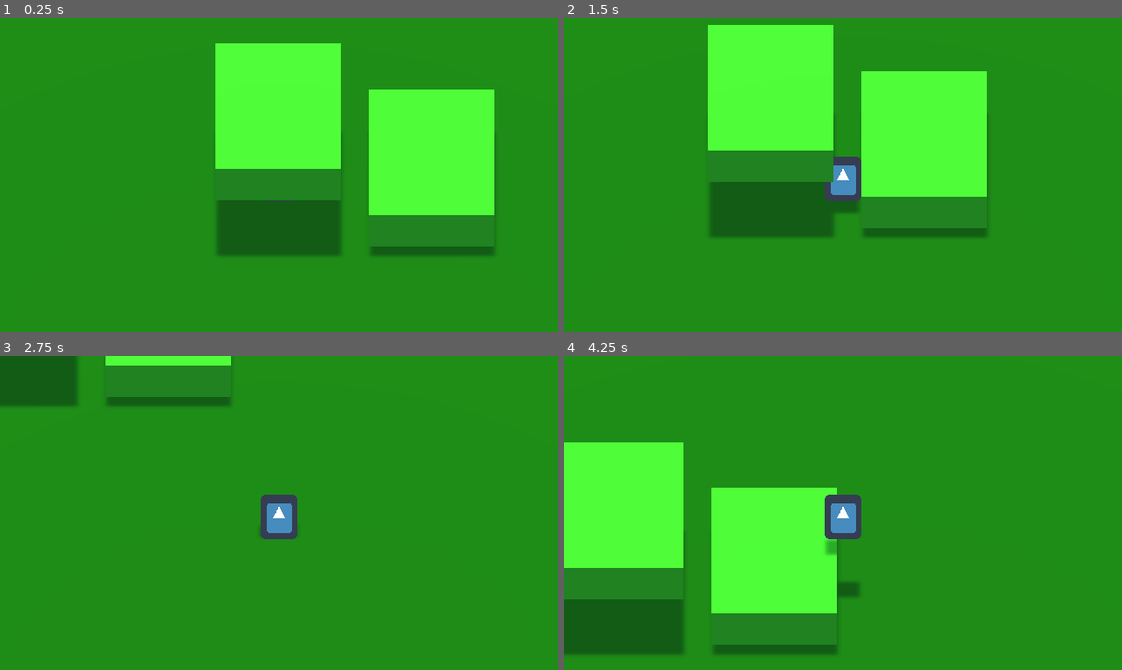
Above: before the commit, frames 1-4 (two rows, left to right).
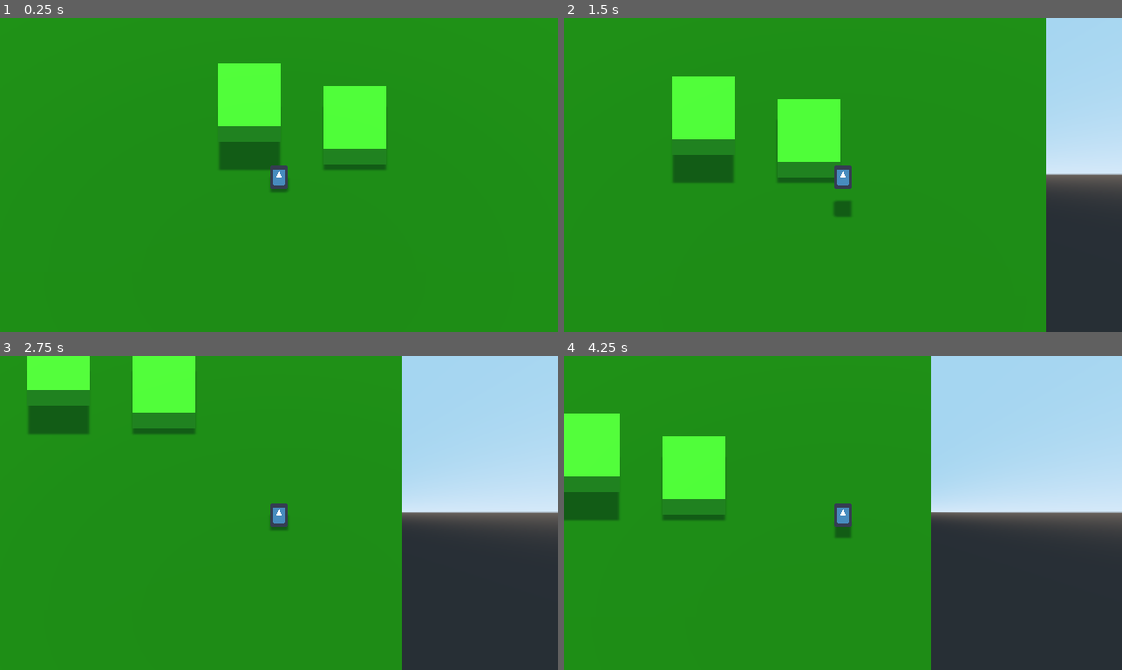
Above: after the commit, the same moments.

Repository: ucsdRgross/gamedev
Game: Godot game, scene res://World/World.tscn
Two runs of this game, one before a commit and one after it. Both use one fixed random seed, a clock stepped at 60 frames per second and the inputs below. The engine's default icon, where the game draws it, is replaced by a stand-in: a white triangle on a blue panel in a dark square.
Inputs:
- Up to frame 1 (0.25 s): no input
- Up to frame 2 (1.5 s): tap Enter at 0.5 s; hold D (right) 0.53-1.28 s; tap Space (jump) at 0.6, 0.77, 1.07, 1.35 s; hold S (back) from 1.28 s (still down)
- Up to frame 3 (2.75 s): tap Space (jump) at 1.52, 1.82, 2.1 s; release S (back) at 2.03 s; hold D (right) from 2.03 s (still down)
- Up to frame 4 (4.25 s): release D (right) at 2.78 s; hold W (forward) 2.78-3.53 s; tap Space (jump) at 2.85, 3.02, 3.32, 3.6, 3.77, 4.07 s; hold A (left) from 3.53 s (still down)

The runs differ from the first frame. In frame 1, 21% of the frame differs, in the area x 38-89%, y 8-76%; in frame 2, 37%; in frame 3, 35%; in frame 4, 58%, in the area x 0-100%, y 0-100%.

Commit message:
added ramp functionality

Diff:
--- a/Godot/World/World.tscn
+++ b/Godot/World/World.tscn
@@ -1,16 +1,26 @@
-[gd_scene load_steps=4 format=2]
+[gd_scene load_steps=5 format=2]
 
 [ext_resource path="res://World/box.tscn" type="PackedScene" id=1]
 [ext_resource path="res://World/ground.tscn" type="PackedScene" id=2]
 [ext_resource path="res://entities/player/Player.tscn" type="PackedScene" id=3]
 
+[sub_resource type="BoxShape" id=1]
+extents = Vector3( 1, 9.79767, 5.48751 )
+
 [node name="Game" type="Node"]
+
+[node name="ramp" type="StaticBody" parent="."]
+transform = Transform( 1, 0, 0, 0, 1.414, 0, 0, 0, 1.414, 11.8942, 0, 0 )
+
+[node name="CollisionShape" type="CollisionShape" parent="ramp"]
+transform = Transform( 0.391743, 1.37368, 0, -0.391743, 1.37368, 0, 0, 0, 1, -0.94192, -0.076273, -6.74451e-07 )
+shape = SubResource( 1 )
 
 [node name="World" type="Spatial" parent="."]
 transform = Transform( 1, 0, 0, 0, 1.414, 0, 0, 0, 1.414, 0, 0, 0 )
 
 [node name="box" parent="World" instance=ExtResource( 1 )]
-transform = Transform( 1, 0, 0, 0, 1, 0, 0, 0, 1, -0.0397086, 1.80569, 0.00905895 )
+transform = Transform( 1, 0, 0, 0, 1, 0, 0, 0, 1, -1.84364, 1.80569, 0.00905895 )
 
 [node name="box2" parent="World" instance=ExtResource( 1 )]
 transform = Transform( 1, 0, 0, 0, 1, 0, 0, 0, 1, 4.86302, 0.346488, 0.00905895 )
@@ -19,13 +29,15 @@
 transform = Transform( 10, 0, 0, 0, 1, 0, 0, 0, 10, 0, -1, 0 )
 
 [node name="Player" parent="." instance=ExtResource( 3 )]
-transform = Transform( 1, 0, 0, 0, 1, 0, 0, 0, 1, 0, 1.0894, 0 )
+transform = Transform( 1, 0, 0, 0, 1, 0, 0, 0, 1, 0.0254326, 1.0894, 4.17129 )
+max_move_speed = 8.0
 apex_bonus = 1.1
 max_fall_speed = 1.6
 fall_clamp = -25.0
 end_jump_gravity_modifier = 2.0
-spin_gravity_modifier = 0.5
+spin_gravity_modifier = 0.6
 spin_time_modifier = 200
+spin_boost = 1.6
 
 [node name="DirectionalLight" type="DirectionalLight" parent="."]
 transform = Transform( 1, 0, 0, 0, -4.37114e-08, 1, 0, -1, -4.37114e-08, 0, 15.9633, 0 )
--- a/Godot/entities/player/Player.gd
+++ b/Godot/entities/player/Player.gd
@@ -24,7 +24,7 @@
 var apex_point : float = 0
 var fall_speed : float = 0
 var air_time : int = 0
-var jump_pressed_time : int = 0
+var jump_pressed_time : int = 10
 var ended_jump_early : bool = true
 var spin = false
 
@@ -46,7 +46,9 @@
 		apex_point = 0
 
 func calculate_gravity():
-	if ended_jump_early:
+	if is_on_floor():
+		pass
+	elif ended_jump_early:
 		velocity.y -= fall_speed * end_jump_gravity_modifier
 	else:
 		velocity.y -= fall_speed
@@ -96,4 +98,4 @@
 	calculate_jump()
 	#horizontal movement
 	calculate_walk(delta)
-	velocity = move_and_slide(velocity, Vector3.UP)
+	velocity = move_and_slide(velocity, Vector3.UP, true)
--- a/Godot/entities/player/Player.tscn
+++ b/Godot/entities/player/Player.tscn
@@ -3,13 +3,15 @@
 [ext_resource path="res://icon.png" type="Texture" id=1]
 [ext_resource path="res://entities/player/Player.gd" type="Script" id=2]
 
-[sub_resource type="BoxShape" id=1]
-extents = Vector3( 0.590379, 0.677128, 0.395059 )
+[sub_resource type="CapsuleShape" id=1]
+radius = 0.5
+height = 0.4
 
 [node name="Player" type="KinematicBody"]
 script = ExtResource( 2 )
 
 [node name="CollisionShape" type="CollisionShape" parent="."]
+transform = Transform( 1, 0, 0, 0, -4.37114e-08, 1, 0, -1, -4.37114e-08, 0, 0, 0 )
 shape = SubResource( 1 )
 
 [node name="Position3D" type="Position3D" parent="."]
@@ -17,10 +19,11 @@
 
 [node name="Sprite3D" type="Sprite3D" parent="Position3D"]
 transform = Transform( 1.78303, 0, 0, 0, 2.22528, 0.625282, 0, 0.625282, 2.22528, 0, 0, 0 )
+billboard = 1
 alpha_cut = 2
 texture = ExtResource( 1 )
 
 [node name="Camera" type="Camera" parent="Position3D/Sprite3D"]
 transform = Transform( 0.560843, 0, 0, 0, 0.487904, -0.137096, 0, -0.137096, 0.487904, 0, -1.47832, 5.46597 )
 projection = 1
-size = 10.0
+size = 20.0
--- a/Godot/project.godot
+++ b/Godot/project.godot
@@ -13,6 +13,10 @@
 config/name="FlowaPonk"
 run/main_scene="res://World/World.tscn"
 config/icon="res://icon.png"
+
+[debug]
+
+shapes/collision/shape_color=Color( 0.701961, 0, 0.541176, 0.419608 )
 
 [display]
 
Binary file added: Godot/entities/player/temp_player.png
Not shown, added: Godot/entities/player/temp_player.png.import
